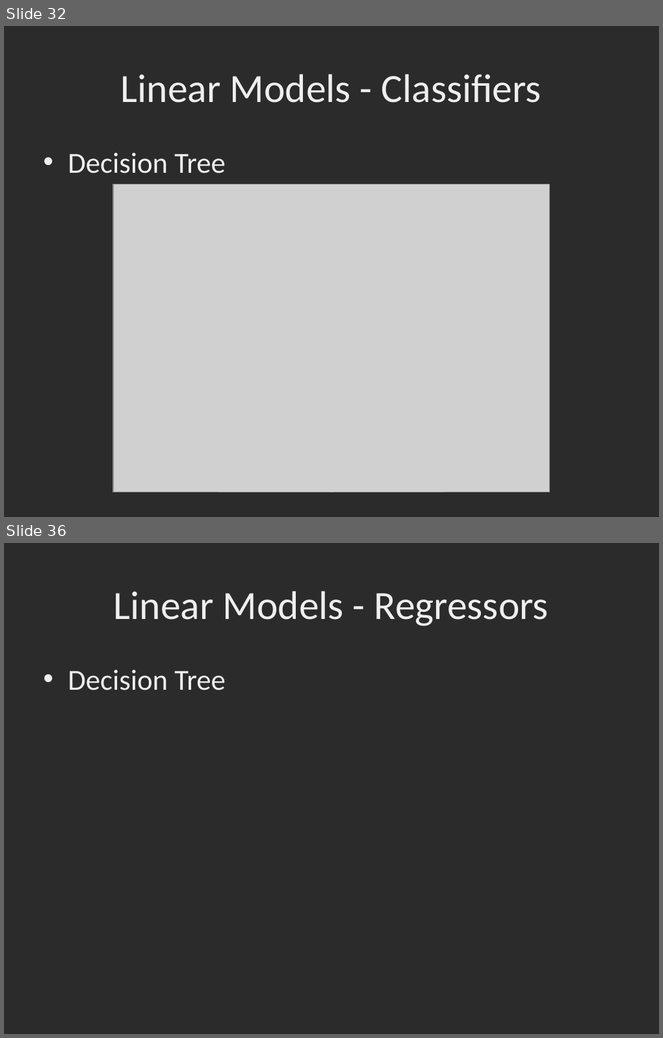
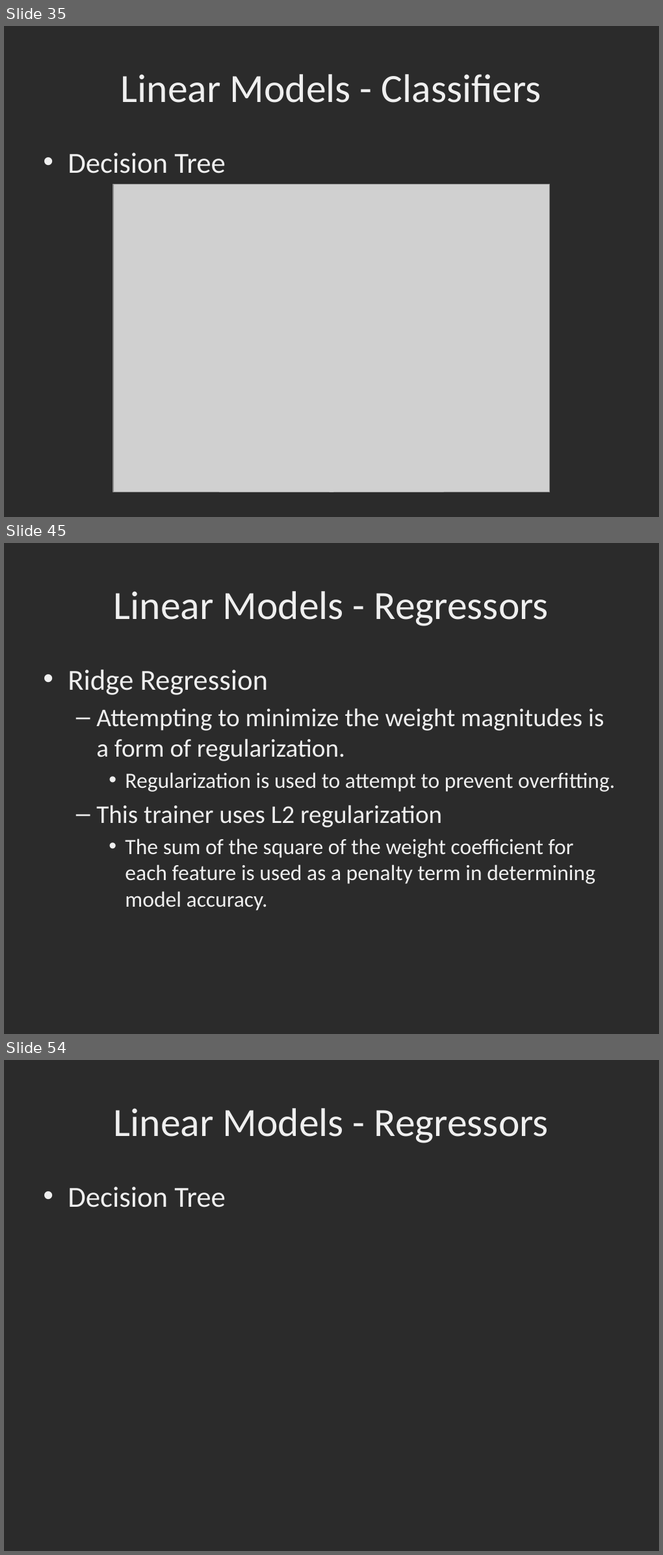
Before and after one commit to dbowmans46/PracticalProgramming, a slide deck: Session 7 - Python/Instructional Material/Session 7 - Python Brief Intro to Machine Learning with Scikit Learn.pptx. Shown one above the other, each under a label of ours: slides 32 and 36 before the commit, slides 35, 45 and 54 after it; the slides between them are not shown. The pictures are 663x1038 and 663x1555 pixels, drawn with LibreOffice and Linux fonts; fonts in the diff are those of the drawing; grey boxes stand for pictures; background and template pictures are left out; a plain dark background stands for a picture behind light text. Boxes give left, top, right and bottom in pixels: in the first picture for what was removed or moved away, otherwise in the second. Text is boxed around its words. In the diff, an @@ line names an element or a change of style, - is before the commit and + after.

Commit message:
Added slides for linear regressor, ridge, and lasso.  Added more classifiers to go over.

```diff
--- a/Session 7 - Python/Instructional Material/Session 7 - Python Brief Intro to Machine Learning with Scikit Learn.pptx
+++ b/Session 7 - Python/Instructional Material/Session 7 - Python Brief Intro to Machine Learning with Scikit Learn.pptx
@@ slide 45 added at [4,543,659,1034], background picture (left out) @@
@@ title added at [114,591,549,626], 44 pt, text #EFEFEF @@
+Linear Models - Regressors
@@ text added at [68,670,615,911], 24 pt, text #EFEFEF @@
+• Ridge Regression
+  – Attempting to minimize the weight magnitudes is a form of regularization.
+    • Regularization is used to attempt to prevent overfitting.
+  – This trainer uses L2 regularization
+    • The sum of the square of the weight coefficient for each feature is used as a penalty term in determining model accuracy.
@@ what was slide 32 is now slide 35 @@
@@ what was slide 36 is now slide 54 @@
```
Also in this commit, not shown: 6 slides changed, 17 other slides added.
